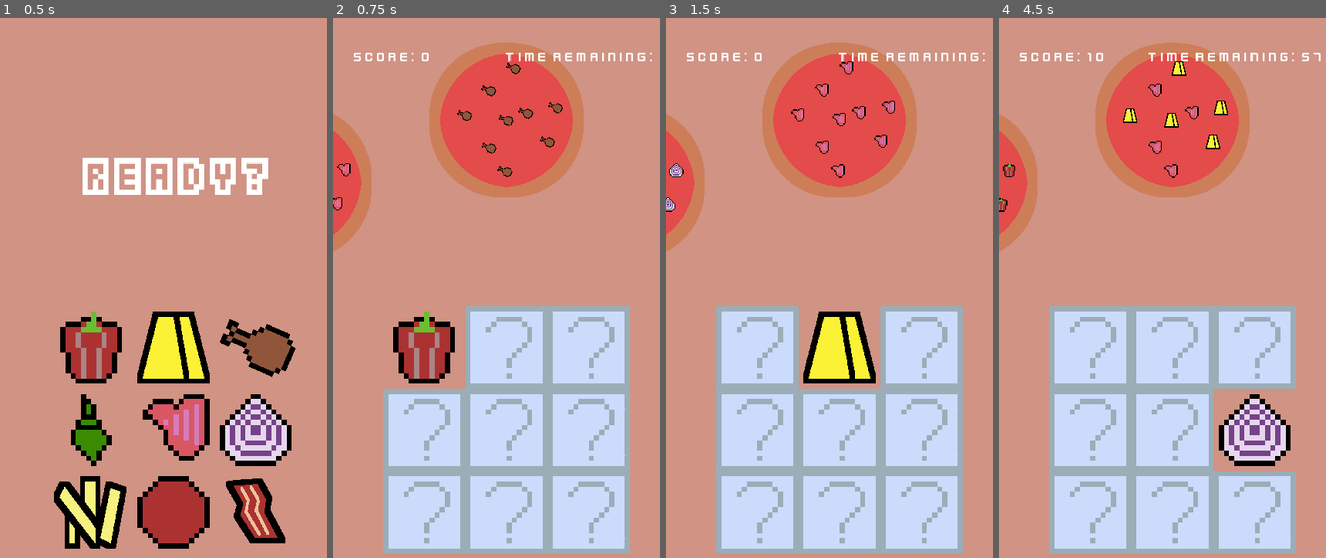
Above: before the commit, frames 1-4 (left to right).
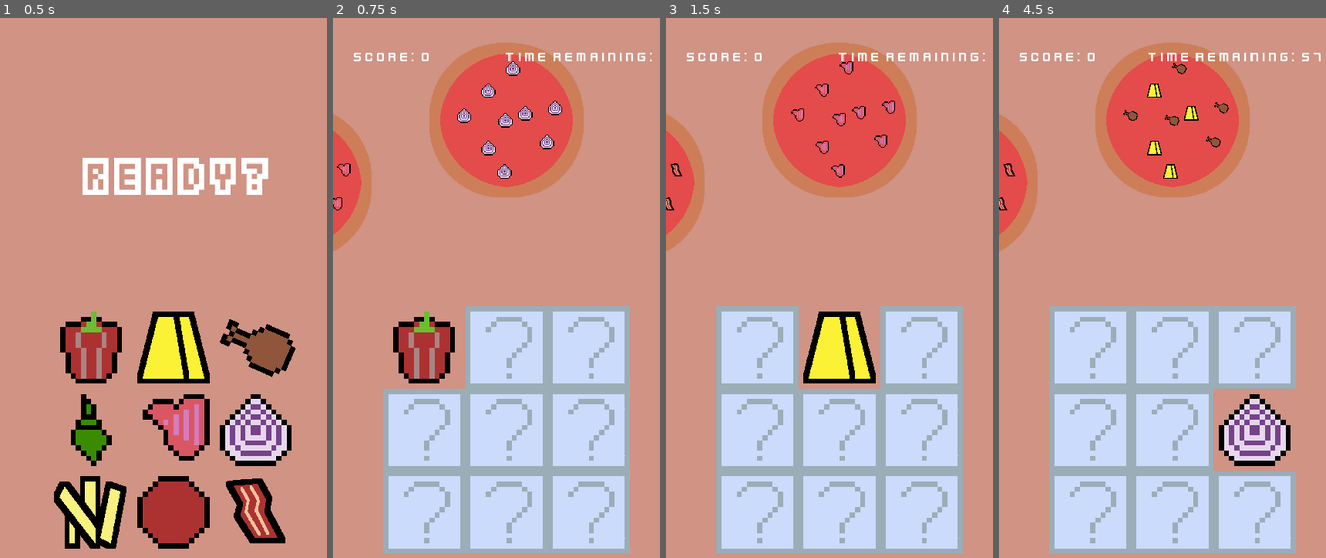
Above: after the commit, the same moments.

Repository: msanatan/EasyPizza
Game: Godot game, scene res://levels/main/game.tscn
Same seed, same stepped clock (60 frames per second), same inputs: the game is played once before the commit and once after it.
Inputs (mouse positions are in pixels of both pictures, inside the frame that each line leads up to):
- Up to frame 1 (0.5 s): no input
- Up to frame 2 (0.75 s): tap Enter at 0.5 s; move the mouse to (424, 347) at 0.52 s; click (424, 347) at 0.6 s
- Up to frame 3 (1.5 s): move the mouse to (839, 347) at 1.27 s; click (839, 347) at 1.35 s
- Up to frame 4 (4.5 s): move the mouse to (1254, 347) at 2.02 s; click (1254, 347) at 2.1 s; move the mouse to (1090, 428) at 2.77 s; click (1090, 428) at 2.85 s; move the mouse to (1172, 428) at 3.52 s; click (1172, 428) at 3.6 s; move the mouse to (1254, 428) at 4.27 s; click (1254, 428) at 4.35 s

Frame 1 is identical in both runs. In frame 2, 0.8% of the frame differs, in the area x 37-71%, y 8-30%; in frame 3, 0.1%; in frame 4, 1.1%, in the area x 0-71%, y 6-36%.

Commit message:
Fix available ingredients
Pull from the wrong list

Diff:
--- a/levels/main/game.gd
+++ b/levels/main/game.gd
@@ -11,7 +11,7 @@
 @export var row_size = 3
 @export var score_increment = 5
 @export var round_duration_seconds = 60
-@export var available_ingredient_data: Array[IngredientData] = []
+@export var ingredient_data: Array[IngredientData] = []
 
 @onready var ingredients_container: Node2D = $IngredientsContainer
 @onready var pizza_pool: Node2D = $PizzaPool
@@ -26,7 +26,7 @@
 var current_state: GameState = GameState.READY
 var score: int = 0
 var pizzas_seen: int = 0
-var ingredient_data: Array[IngredientData] = []
+var available_ingredient_data: Array[IngredientData] = []
 var available_ingredients: Array[Ingredient] = []
 var current_ingredients: Array[IngredientData] = []
 var already_guessed_ingredients: Array[String] = []
--- a/levels/main/game.tscn
+++ b/levels/main/game.tscn
@@ -60,7 +60,7 @@
 script = ExtResource("1_ey8fq")
 ingredient_scene = ExtResource("2_e1ilo")
 mode = 1
-available_ingredient_data = Array[Resource("res:// …(328 unchanged characters)…
+ingredient_data = Array[Resource("res:// …(328 unchanged characters)…
 
 [node name="Background" type="ColorRect" parent="."]
 anchors_preset = 15
